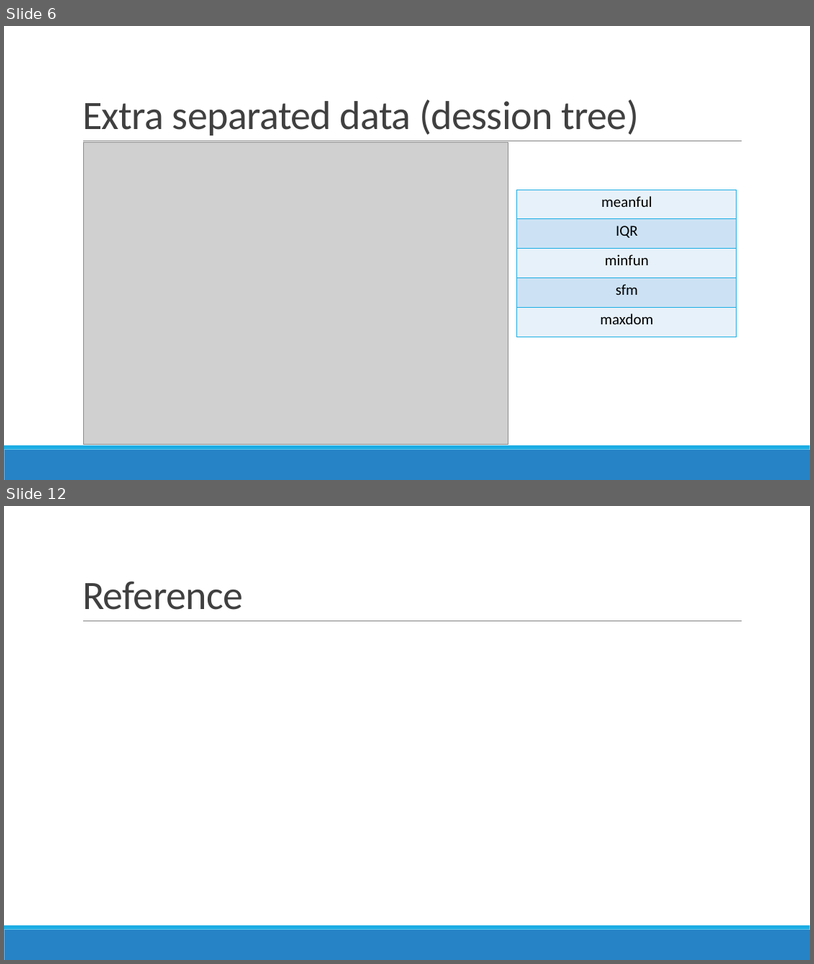
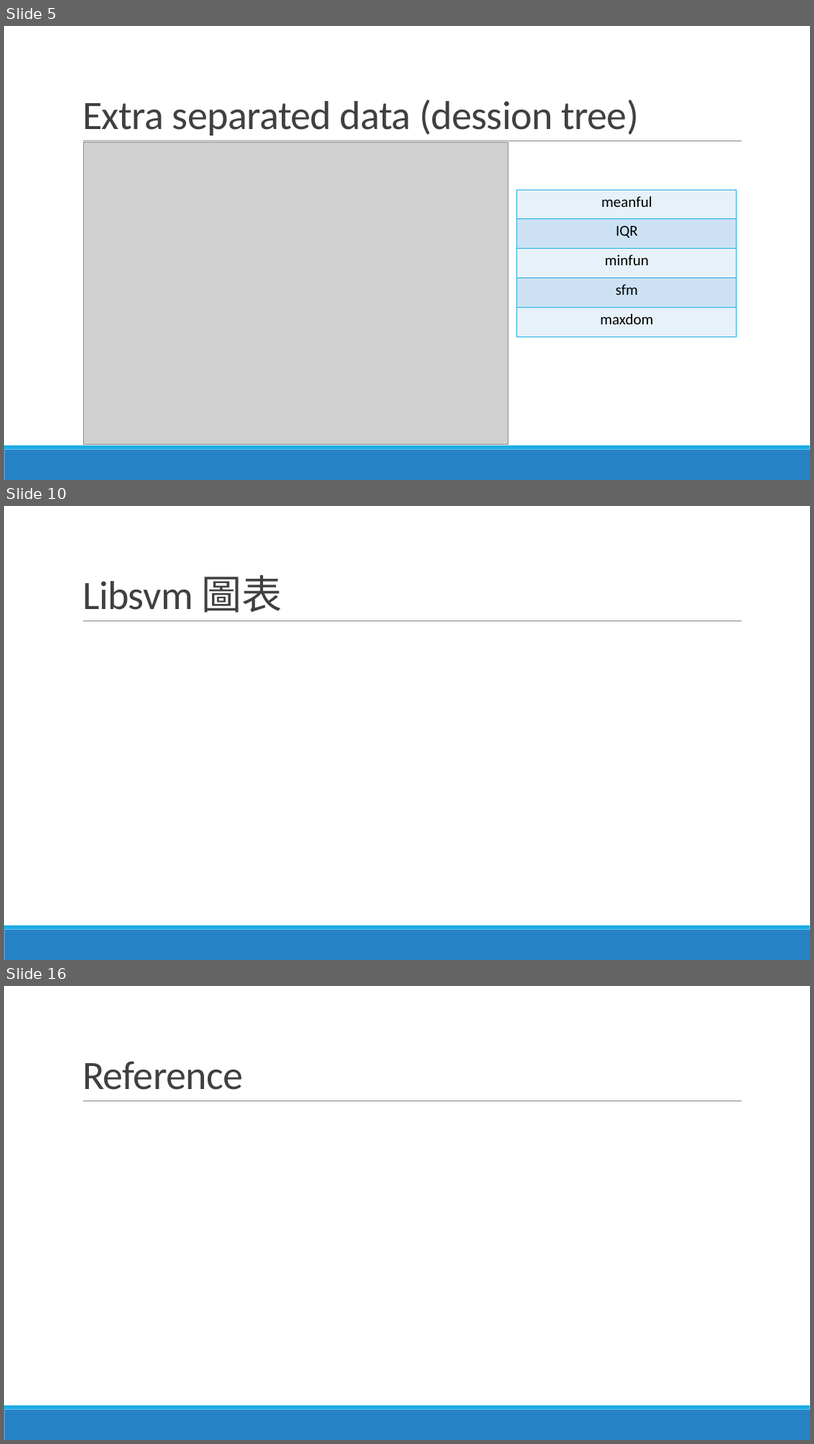
Before and after one commit to 1071-DataScience/finalproject-lazurite, a slide deck: docs/project.pptx. Shown one above the other, each under a label of ours: slides 6 and 12 before the commit, slides 5, 10 and 16 after it; the slides between them are not shown. The pictures are 814x964 and 814x1444 pixels, drawn with LibreOffice and Linux fonts; fonts in the diff are those of the drawing; grey boxes stand for pictures. Boxes give left, top, right and bottom in pixels: in the first picture for what was removed or moved away, otherwise in the second. Text is boxed around its words. In the diff, an @@ line names an element or a change of style, - is before the commit and + after.

```diff
--- a/docs/project.pptx
+++ b/docs/project.pptx
@@ slide 10 added at (x1=4, y1=506, x2=810, y2=960), background #FFFFFF; not listed: 3 template elements that a slide beside it also shows @@
@@ title added at (x1=82, y1=575, x2=282, y2=613), 48 pt, text #404040 @@
+Libsvm 圖表
@@ what was slide 6 is now slide 5 @@
@@ what was slide 12 is now slide 16 @@
```
Also in this commit, not shown: 3 slides changed, 8 other slides added, 5 slides removed, 1 other file.
